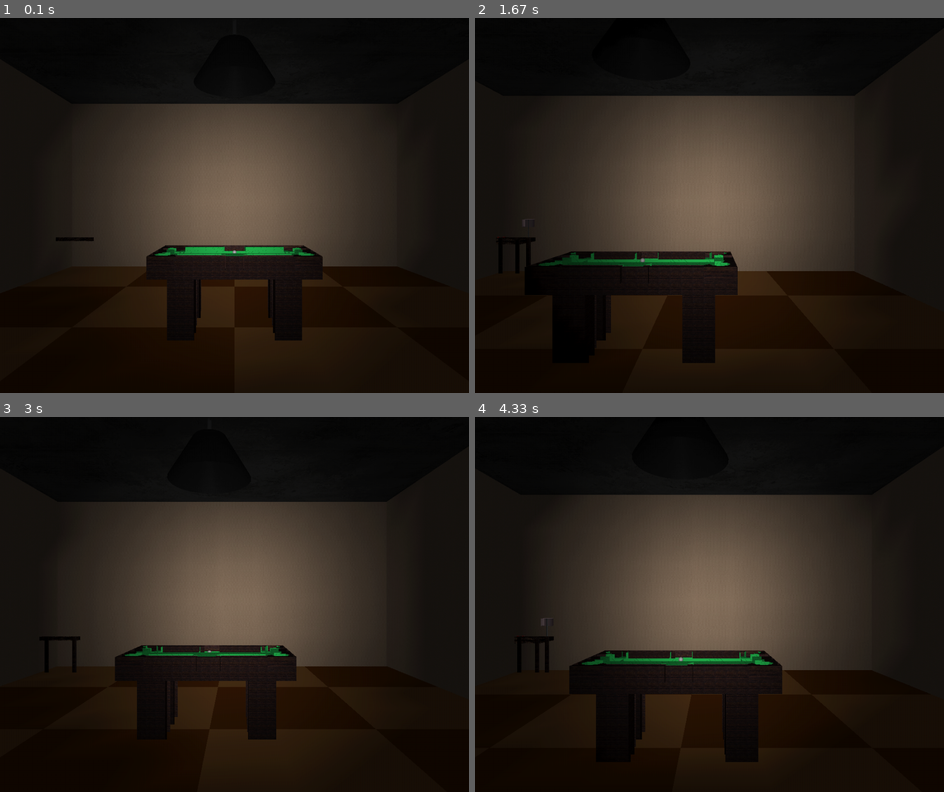
Above: before the commit, frames 1-4 (two rows, left to right).
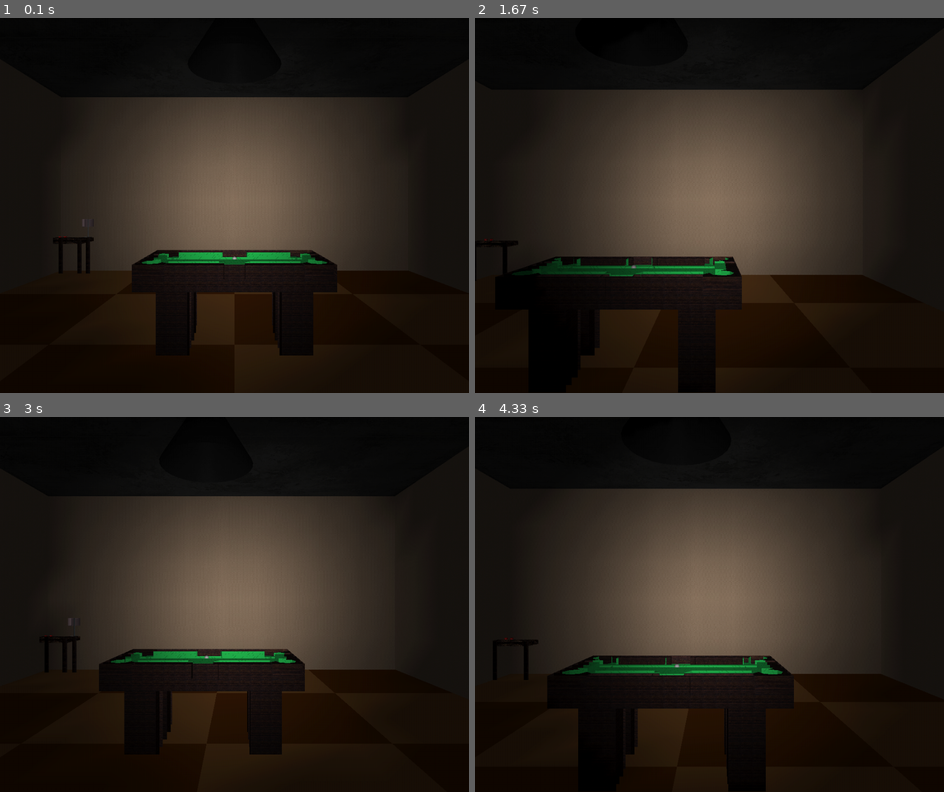
Above: after the commit, the same moments.

Repository: mikepmerritt/graphics-project-3
Game: pygame game, started from interactive_scene_pygame.py
Two runs of this game, one before a commit and one after it. Both use one fixed random seed, a clock stepped at 60 frames per second and the inputs below.
Inputs:
- Up to frame 1 (0.1 s): no input
- Up to frame 2 (1.67 s): hold D 0.33-0.8 s; hold W 0.83-1.3 s; hold D from 1.33 s (still down)
- Up to frame 3 (3 s): release D at 1.8 s; hold A 1.83-2.37 s; hold S 2.4-2.87 s; hold A from 2.9 s (still down)
- Up to frame 4 (4.33 s): release A at 3.37 s; hold W 3.4-3.87 s; hold D from 3.9 s (still down)

The runs differ from the first frame. In frame 1, 4.3% of the frame differs, in the area x 11-86%, y 21-90%; in frame 2, 5.0%; in frame 3, 3.9%; in frame 4, 5.3%, in the area x 6-86%, y 19-99%.

Commit message:
finished implementing bounded movement

Diff:
--- a/camera.py
+++ b/camera.py
@@ -13,8 +13,113 @@
 from OpenGL.GL import *
 from utils import *
 
+# constants, the meaning of each bit in a region code for clipping
+left_bit_code = 0b0001      # farther in the negative x direction
+right_bit_code = 0b0010     # farther in the positive x direction
+behind_bit_code = 0b0100    # farther in the negative z direction
+ahead_bit_code = 0b1000     # farther in the positive z direction
+
+# helper function to take a point and boundary, and return the 4 bit
+#   region code for where that point is relative to the boundary
+#   if a code is 0000, that means the point is in the boundary
+#   otherwise, the point is somewhere outside based on the constants above
+# the inside flag is used to determine if being on the edge is allowed
+#   for inside, being on the edge counts as inside center region
+#   for outside, being on the edge counts as outside the center region
+#   this is necessary to keep the player outside of obstacles but in bounds
+def generate_region_code(x, z, boundary, inside):
+    code = 0b0000
+    # if inside bounds, being on the edge counts as being in the center
+    #   this makes it so that if the target point is inside the room and the
+    #   start location is on the edge, you are not crossing the shape
+    if inside:
+        if x < boundary[0][0]:
+            code |= left_bit_code
+        if x > boundary[1][0]:
+            code |= right_bit_code
+        if z < boundary[0][1]:
+            code |= behind_bit_code
+        if z > boundary[1][1]:
+            code |= ahead_bit_code
+    # if outside bounds, being on the edge counts as not being in the center
+    #   this makes it so that if the target point is inside an object and the
+    #   start location is on the edge, you are seen as crossing into the shape
+    else:
+        if x <= boundary[0][0]:
+            code |= left_bit_code
+        if x >= boundary[1][0]:
+            code |= right_bit_code
+        if z <= boundary[0][1]:
+            code |= behind_bit_code
+        if z >= boundary[1][1]:
+            code |= ahead_bit_code
+    return code
+
+# helper function to perform the Cohen-Sutherland clipping
+#   if intersection is found, returns (True, x, z) where (x, z) is the intersection
+#   otherwise returns (False, end_x, end_z)
+def line_clip(start_x, start_z, end_x, end_z, boundary, inside):
+    start_code = generate_region_code(start_x, start_z, boundary, inside)
+    end_code = generate_region_code(end_x, end_z, boundary, inside)
+
+    # check if both points are inside the boundary
+    if not (start_code | end_code):
+        return (False, end_x, end_z) # return the endpoint, move is valid
+    else:
+        # check if both points are outside the boundary
+        if start_code & end_code:
+            return (False, end_x, end_z) # return the endpoint, move is valid
+        # otherwise, one point is outside and the other is inside
+        # this makes the move invalid, so the endpoint will be the intersection
+        else:
+            # NOTE: point 1 is outside and point 2 is inside
+            # check to see if the start point is the one inside the boundary
+            if not start_code:
+                p1_x = end_x; p1_z = end_z; p2_x = start_x; p2_z = start_z
+                c1 = end_code; c2 = start_code
+            else:
+                p1_x = start_x; p1_z = start_z; p2_x = end_x; p2_z = end_z
+                c1 = start_code; c2 = end_code
+
+            # use slope (when defined) to find the intersection
+            if p1_x != p2_x:
+                m = (p2_z - p1_z) / (p2_x - p1_x)
+            # if the outside point falls to the left,
+            #   use the distance between min x bound and x value
+            #   of point with the slope to find the intersection
+            if (c1 & left_bit_code):
+                p1_z += (boundary[0][0] - p1_x) * m
+                p1_x = boundary[0][0]
+            # if the outside point falls to the right,
+            #   use the distance between max x bound and x value
+            #   of point with the slope to find the intersection
+            elif (c1 & right_bit_code):
+                p1_z += (boundary[1][0] - p1_x) * m
+                p1_x = boundary[1][0]
+            # if the outside point falls behind the obstacle,
+            #   use the distance between min z bound and z value
+            #   of point with the slope to find the intersection
+            elif (c1 & behind_bit_code):
+                # only update x value for nonvertical lines in xz-plane
+                if p1_x != p2_x:
+                    p1_x += (boundary[0][1] - p1_z) / m
+                p1_z = boundary[0][1]
+            # if the outside point falls ahead of the obstacle,
+            #   use the distance between max z bound and z value
+            #   of point with the slope to find the intersection
+            elif (c1 & ahead_bit_code):
+                # only update x value for nonvertical lines in xz-plane
+                if p1_x != p2_x:
+                    p1_x += (boundary[1][1] - p1_z) / m
+                p1_z = boundary[1][1]
+            # return the updated intersection point
+            return (True, p1_x, p1_z)
+
 class Camera:
     """A simple 3D Camera System"""
+
+    # wall tolerance added or subtracted to all boundaries
+    tolerance = 1
 
     def __init__(self, camAngle=45, aspRatio=1, near=0.1, far=1000, eye=Point(0,0,0), lookAngle=0, pitchAngle=0):
         """A constructor for Camera class using initial default values.
@@ -73,27 +178,25 @@
         u = n.cross(v)
         u.normalize()
 
-        new_x = self.eye.x + du * u.dx + dn * n.dx
-        new_y = self.eye.y + dv
-        new_z = self.eye.z + du * u.dz + dn * n.dz
-
-        # TODO: find a more efficient way to do bounds checking
+        target_x = self.eye.x + du * u.dx + dn * n.dx
+        target_y = self.eye.y + dv
+        target_z = self.eye.z + du * u.dz + dn * n.dz
+
         # forcing the camera in the room boundaries
-        new_x = min(new_x, self.max_room_bound_x - 1)
-        new_x = max(new_x, self.min_room_bound_x + 1)
-        new_z = min(new_z, self.max_room_bound_z - 1)
-        new_z = max(new_z, self.min_room_bound_z + 1)
-
-        # TODO: find a more efficient way to do bounds checking
-        # force the camera off of the walls of objects
-        # TODO: fix issue causing camera to get stuck in objects
-        for ((min_obj_bound_x, min_obj_bound_z), (max_obj_bound_x, max_obj_bound_z)) in self.obstacle_bounding_boxes:
-            if new_x <= max_obj_bound_x + 1 and new_x >= min_obj_bound_x - 1 and new_z <= max_obj_bound_z + 1 and new_z >= min_obj_bound_z - 1:
-                move_direction_x = new_x - self.eye.x
-                move_direction_z = new_z - self.eye.y
-
-                # drawing the line between old position and new position
-                # TODO: see textbook and phone for calculations
+        (moved_outside, inside_x, inside_z) = line_clip(self.eye.x, self.eye.z, target_x, target_z, self.room_bounds, True)
+        # if moved_outside:
+        #     print("Attempted to move out of room bounds!")
+
+        # values for other obstacles to compare to and update
+        new_x = inside_x
+        new_y = target_y
+        new_z = inside_z
+
+        # forcing the camera out of obstacles
+        for obstacle_box in self.obstacle_bounding_boxes:
+            (moved_inside, new_x, new_z) = line_clip(self.eye.x, self.eye.z, new_x, new_z, obstacle_box, False)
+            # if moved_inside:
+            #     print("Attempted to walk inside an object!")
 
         self.eye.x = new_x
         self.eye.y = new_y
@@ -126,10 +229,29 @@
 
         return Point(lookX, lookY, lookZ)
 
+    # function to load in obstacle bounding boxes
+    #   intended for the table and objects in the room
+    #   assumes that boxes is an array of boundaries
     def add_obstacle_bounding_boxes(self, boxes):
-        """ Load all object bounding boxes for collision detection. """
-        self.obstacle_bounding_boxes = boxes
-
-    def add_room_boundaries(self, bounds):
-        """ Load room bounding bounds for collision detection. """
-        ((self.min_room_bound_x, self.min_room_bound_z), (self.max_room_bound_x, self.max_room_bound_z)) = bounds
+        """ Load all object bounding boxes for collision detection. Tolerances are factored in. """
+        self.obstacle_bounding_boxes = []
+        # apply tolerances
+        for box in boxes:
+            self.obstacle_bounding_boxes.append(self.recalculate_bounds_with_tolerance(box, False))
+
+    # function to load in the room boundaries
+    #   intended for the walls of the room
+    #   assumes that boundaries is a single set of square boundaries
+    def add_room_bounds(self, bounds):
+        """ Load room bounds for collision detection. Tolerances are factored in. """
+        self.room_bounds = self.recalculate_bounds_with_tolerance(bounds, True)
+
+    # helper method to get bounds with tolerance automatically factored in
+    def recalculate_bounds_with_tolerance(self, bounds, inside):
+        # if inside, the lower bounds should have the tolerance added
+        #   and the upper bounds should have the tolerance removed
+        if inside:
+            return ((bounds[0][0] + self.tolerance, bounds[0][1] + self.tolerance), (bounds[1][0] - self.tolerance, bounds[1][1] - self.tolerance))
+        # else, opposite tolerances
+        else:
+            return ((bounds[0][0] - self.tolerance, bounds[0][1] - self.tolerance), (bounds[1][0] + self.tolerance, bounds[1][1] + self.tolerance))
--- a/interactive_scene_pygame.py
+++ b/interactive_scene_pygame.py
@@ -29,7 +29,7 @@
 CAM_ANGLE = 60.0
 
 # camera position at start
-start_camera_position = Point(0, 15, 40)
+start_camera_position = Point(0, 15, 35)
 
 # quadrics used for curved shapes
 tube = None
@@ -176,6 +176,7 @@
 obstacles = [
     ((-39, -37), (-31, -31)),   # Side table boundaries
     ((-9, -5), (9, 5)),         # Pool table boundaries
+    ((-7.5, -40), (7.5, -39)),  # Wall painting boundaries
 ]
 
 # Window data
@@ -190,10 +191,10 @@
     init()
     global camera
     camera = Camera(CAM_ANGLE, window_dimensions[0]/window_dimensions[1], CAM_NEAR, CAM_FAR)
-    camera.eye = Point(0, 15, 40)  # Position the camera
+    camera.eye = start_camera_position  # Position the camera
     camera.look = Point(0, 0, 0)  # Look at the center of the scene
     camera.up = Vector(Point(0, 1, 0))  # Set up vector
-    camera.add_room_boundaries(room_bounds) # Add bounding box for room
+    camera.add_room_bounds(room_bounds) # Add bounding box for room
     camera.add_obstacle_bounding_boxes(obstacles) # Add bounding boxes for objects
 
     # Enters the main loop.
@@ -607,7 +608,7 @@
     draw_pool_table(0, 4, 0)
     # ball bounds are x: [-7.25, 7.25] z: [-2.75, 2.75]
     draw_cue_ball(0, 9.25, 0)
-    draw_wall_picture(0, 20, -39.5, 15, 15)
+    draw_wall_painting(0, 20, -39.5, 15, 15)
     glPopMatrix()
 
 #=======================================
@@ -1644,7 +1645,7 @@
 
 # TODO: implement disabling
 # draws a painting on the xy-plane based on the lighting
-def draw_wall_picture(x, y, z, width, height):
+def draw_wall_painting(x, y, z, width, height):
     # move to corner to draw the painting canvas
     glPushMatrix()
     glTranslatef(x - (width / 2), (y - height / 2), z)
